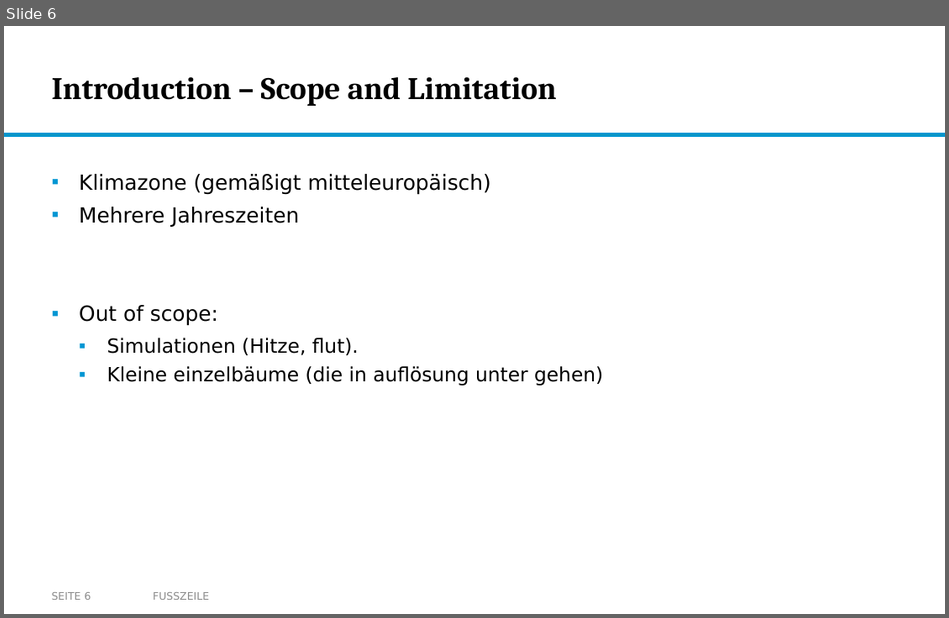
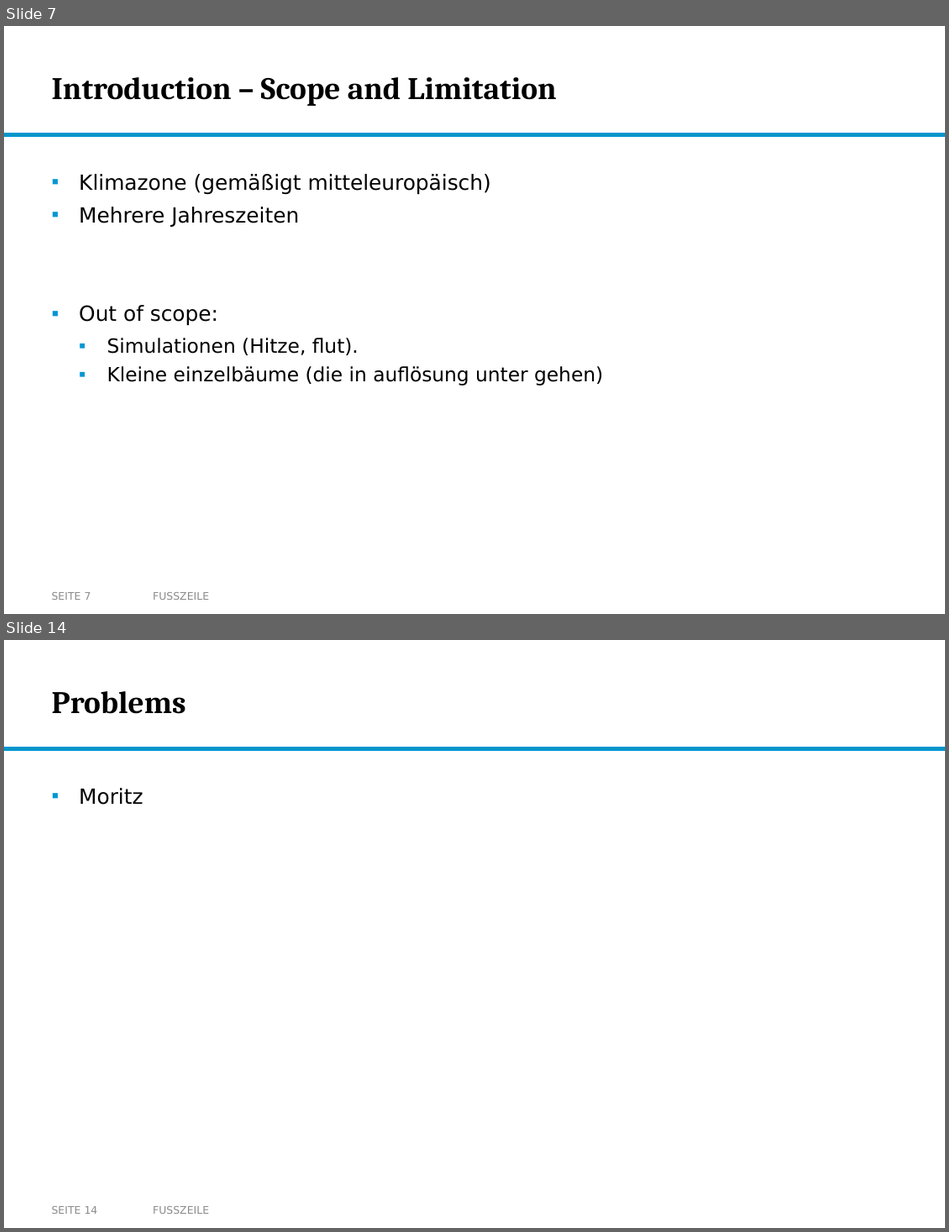
Before and after one commit to nikmaster/wu_dslab_infrared-city, a slide deck: deliverables/3b. intermediate slides/Intermediate Slides.pptx. Shown one above the other, each under a label of ours: slide 6 before the commit, slides 7 and 14 after it; the slides between them are not shown. The pictures are 949x618 and 949x1232 pixels, drawn with LibreOffice and Linux fonts; fonts in the diff are those of the drawing; background and template pictures are left out. Boxes give left, top, right and bottom in pixels: in the first picture for what was removed or moved away, otherwise in the second. Text is boxed around its words. In the diff, an @@ line names an element or a change of style, - is before the commit and + after.

```diff
--- a/deliverables/3b. intermediate slides/Intermediate Slides.pptx
+++ b/deliverables/3b. intermediate slides/Intermediate Slides.pptx
@@ slide 14 added at (x1=4, y1=640, x2=945, y2=1228), background #FFFFFF; not listed: 1 template element that a slide beside it also shows @@
@@ title added at (x1=52, y1=691, x2=186, y2=714), 24 pt, text #000000, bold @@
+Problems
@@ text added at (x1=79, y1=788, x2=143, y2=805), 16 pt, text #000000 @@
+▪ Moritz
@@ page number added at (x1=52, y1=1206, x2=98, y2=1214), 8 pt, text #8C8C8C @@
+SEITE 14
@@ text added at (x1=153, y1=1206, x2=209, y2=1214), 8 pt, text #8C8C8C @@
+FUSSZEILE
@@ what was slide 6 is now slide 7 @@
@@ page number at (x1=52, y1=592, x2=91, y2=600): text changed @@
-SEITE 6
+SEITE 7
```
Also in this commit, not shown: 2 slides changed, 7 other slides added.
